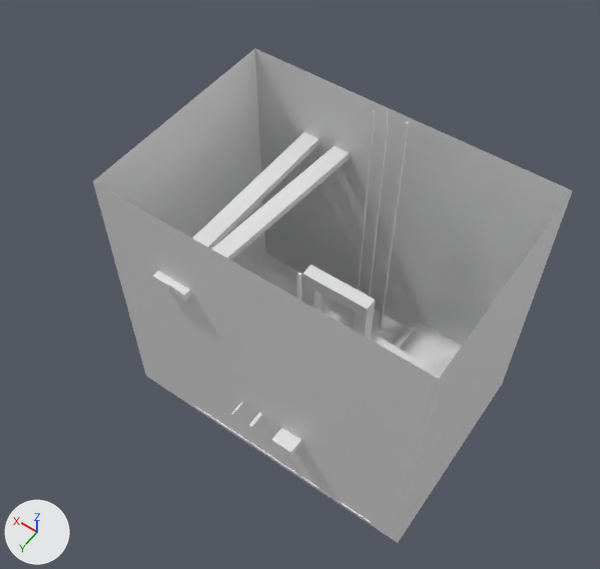
The FBX model Assets/Models/testMap.fbx: old version first, new version second.
Before and after are seen from a 50 mm camera at (-182.0, 295.0, 540.0) aimed at (39.0, -14.0, 53.0). Every picture has the same lights, and +X, +Y and +Z are marked at lower left. Where no turn or scale is listed for an object, it has been applied to the vertices. Vertices at the same position are counted once.
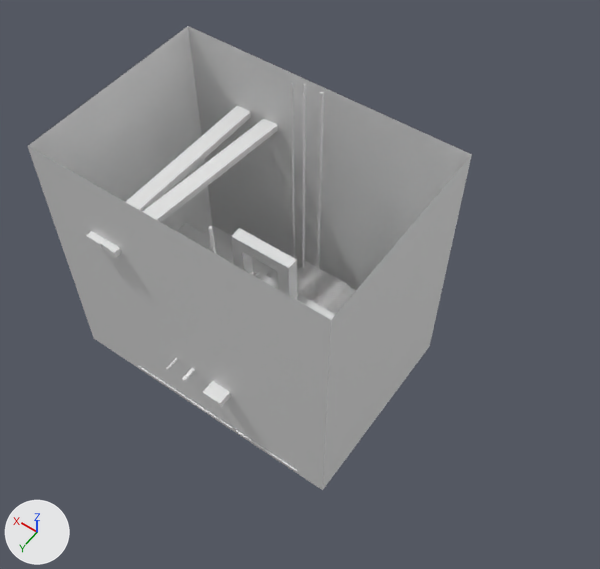
What differs and where, as boxes [x1, y1, x2, y2] in the pictures (600 x 569 px):
'Plane', reshaped, moved
    before: [93, 48, 572, 543]
    after: [28, 26, 472, 490]
part 1 of me_plane, added
    after: [297, 261, 347, 309]
part 2 of me_plane, added
    after: [326, 284, 355, 315]

Patch to the scene script:
```diff
--- a/Assets/Models/testMap.fbx.py
+++ b/Assets/Models/testMap.fbx.py
@@ me_plane @@
 # used by ob_plane; location = (0.0, 0.0, 0.0)
-me_plane.from_pydata(...)  # 2529 vertices, 3811 faces; spans x -109.0..134.0, y -97.0..84.0, z -62.0..185.0
+me_plane.from_pydata(...)  # 7273 vertices, 10531 faces; spans x -109.0..134.0, y -97.0..84.0, z -62.0..185.0
+# me_plane part 1: a new loose piece of 2372 vertices spanning x -31.0..12.0, y -76.0..-33.0, z -5.0..-4.0
+# me_plane part 2: a new loose piece of 2372 vertices spanning x -69.0..-30.0, y -76.0..-33.0, z -27.0..-4.0
@@ ob_plane @@
 ob_plane = bpy.data.objects.new('Plane', me_plane)
-ob_plane.location = (0.0, 0.0, 0.0)
+ob_plane.location = (70.3, -7.1, -13.9)
```
